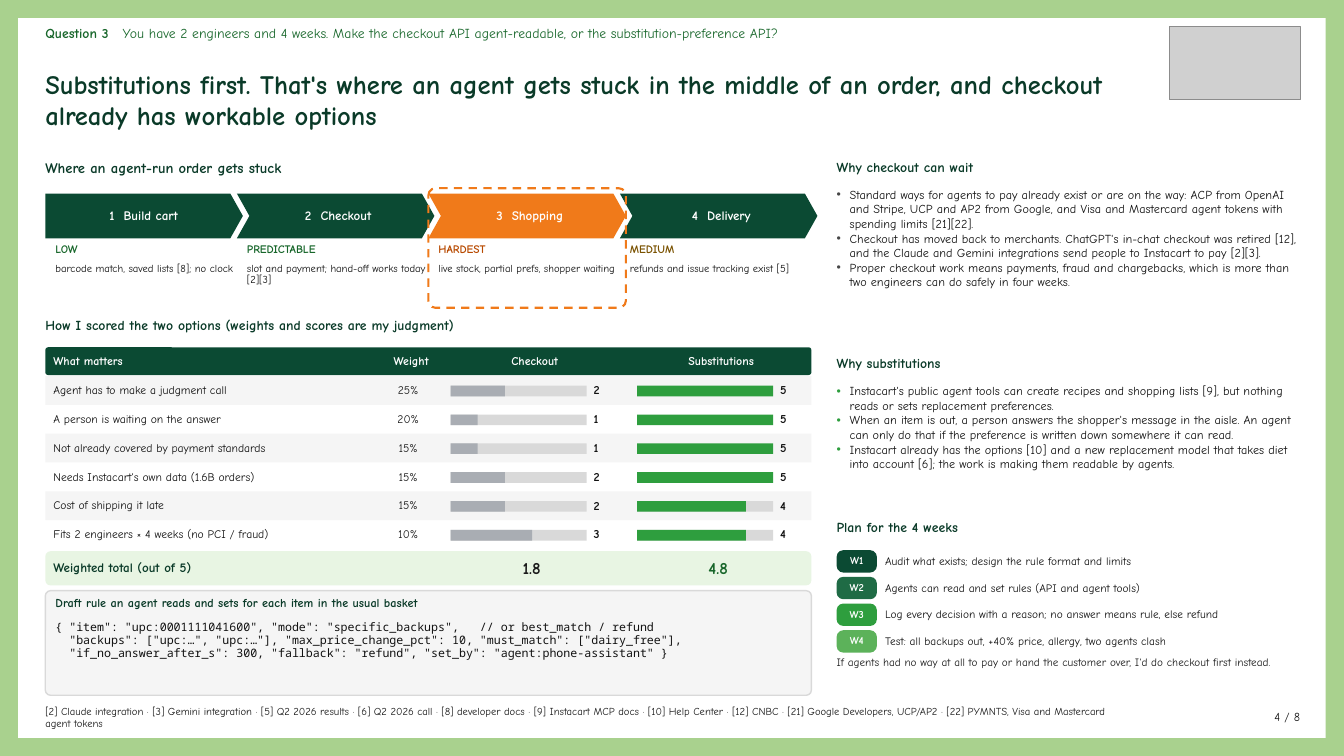
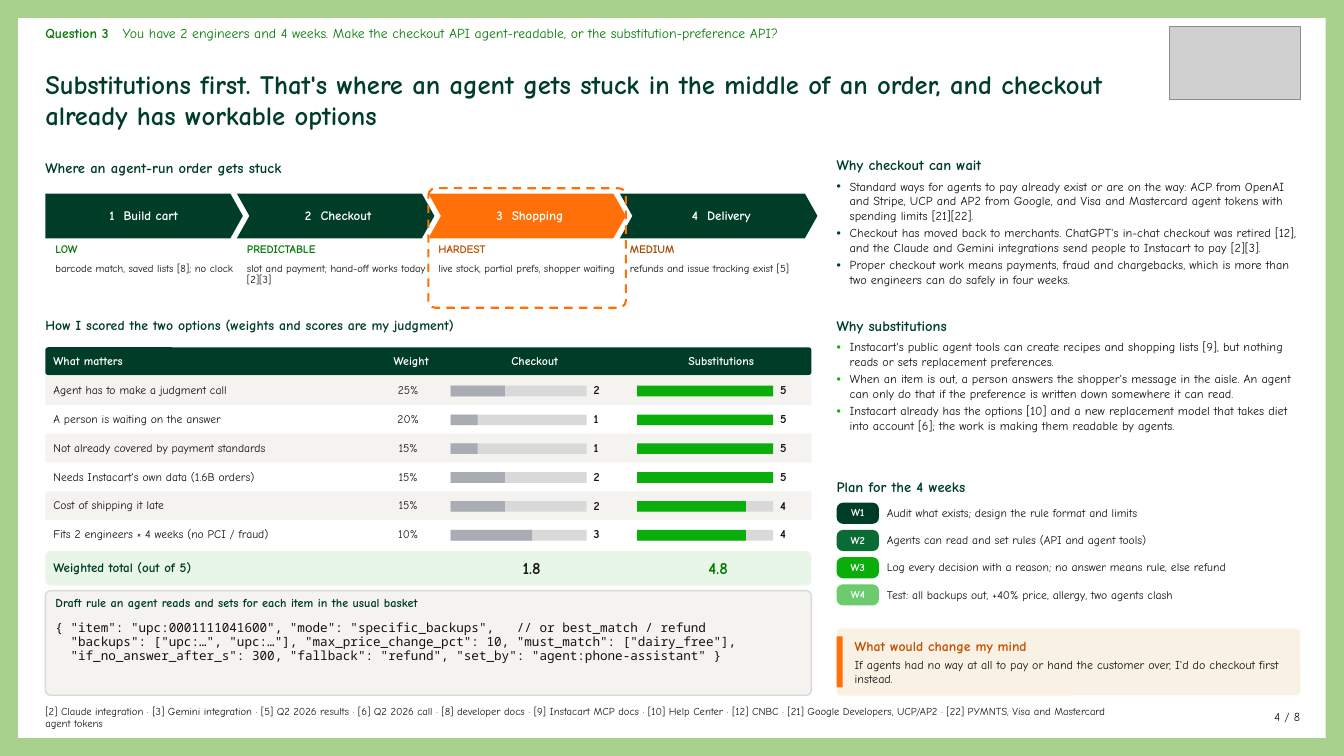
Before and after one commit to Tej-M07/Instacart, a slide deck: slide 4 of TejusManoharan_Instacart_2023A1PS0181P.pptx. Drawn at 1344x756 pixels with LibreOffice and Linux fonts; fonts in the diff are those of the drawing; grey boxes stand for pictures. Boxes give left, top, right and bottom in pixels: in the first picture for what was removed or moved away, otherwise in the second. Text is boxed around its words. In the diff, an @@ line names an element or a change of style, - is before the commit and + after.

```diff
--- a/TejusManoharan_Instacart_2023A1PS0181P.pptx
+++ b/TejusManoharan_Instacart_2023A1PS0181P.pptx
@@ text "Substitutions first. That's where an ..." at box(45, 76, 1102, 130): text colour #0A3A28 to #003D29 @@
@@ text "Where an agent-run order gets ..." at box(45, 163, 282, 176): text colour #0A3A28 to #003D29 @@
@@ text "Standard ways for agents to ...": place and size @@
-text "Standard ways for agents to ..." at box(850, 190, 1296, 289)
+text "Standard ways for agents to ..." at box(850, 182, 1296, 287)
@@ text "Standard ways for agents to ..." at box(850, 182, 1296, 287): more space between paragraphs; bullet colour #474747 to #003D29 @@
@@ chevron "3 Shopping" at box(429, 194, 626, 238): fill #F07A1A to #FF7009 @@
@@ rounded rectangle at box(429, 189, 626, 309): outline #F07A1A 1.5 pt dashed to #FF7009 1.5 pt dashed @@
@@ text "MEDIUM" at box(630, 245, 674, 253): text colour #7A5200 to #A34A00 @@
@@ text "Why substitutions": place and size @@
-text "Why substitutions" at box(837, 358, 941, 371)
+text "Why substitutions" at box(837, 321, 947, 334)
@@ text "Instacart's public agent tools can ...": place and size @@
-text "Instacart's public agent tools can ..." at box(850, 385, 1291, 471)
+text "Instacart's public agent tools can ..." at box(850, 341, 1291, 433)
@@ text "Instacart's public agent tools can ..." at box(850, 341, 1291, 433): more space between paragraphs; bullet colour #2E9E3E to #0AAD0A @@
@@ size 9.8 to 10.4 pt, text colour #0A3A28 to #003D29 in 3 elements at box(837, 160, 981, 173), box(837, 321, 947, 334), box(837, 482, 966, 492) @@
@@ text "Plan for the 4 weeks": place and size @@
-text "Plan for the 4 weeks" at box(837, 522, 958, 532)
+text "Plan for the 4 weeks" at box(837, 482, 966, 492)
@@ fill #0B4A33 to #003D29 in 3 elements at box(237, 194, 435, 238), box(620, 194, 818, 238), box(837, 503, 879, 524) @@
@@ rounded rectangle "W1": place and size @@
-rounded rectangle "W1" at box(837, 551, 877, 573)
+rounded rectangle "W1" at box(837, 503, 879, 524)
@@ size 8.1 to 8.3 pt in 4 elements at box(887, 591, 1172, 601), box(887, 535, 1147, 546), box(887, 563, 1226, 573), box(887, 509, 1138, 519) @@
@@ 4 texts, 3 rounded rectangles: place and size @@
-4 texts, 3 rounded rectangles at box(837, 557, 1218, 652)
+4 texts, 3 rounded rectangles at box(837, 509, 1226, 606)
@@ rounded rectangle "W2" at box(837, 530, 879, 552): fill #1F6B45 to #0B6B35 @@
@@ rounded rectangle at box(45, 552, 812, 586): fill #E8F5E3 to #E7F6E7 @@
@@ text colour #17662A to #067A06 in 4 elements at box(45, 28, 778, 41), box(55, 245, 77, 253), box(247, 245, 316, 253), box(708, 563, 727, 574) @@
@@ fill #2E9E3E to #0AAD0A in 7 elements at box(637, 386, 773, 397), box(637, 414, 773, 425), box(637, 444, 773, 455), box(637, 472, 773, 483), box(637, 501, 746, 512), box(637, 530, 746, 541), box(837, 558, 879, 579) @@
@@ fill #F5F5F5 to #F5F3EF in 4 elements at box(45, 376, 812, 405), box(45, 434, 812, 463), box(45, 492, 812, 521), box(45, 591, 812, 696) @@
@@ rounded rectangle "W4" at box(837, 585, 879, 606): fill #5CB25A to #6CCB6C @@
@@ text "{ "item": "upc:0001111041600", "mode": "specific_backups", ..." at box(71, 622, 736, 663): size 8.3 to 9 pt @@
@@ rounded rectangle added at box(837, 628, 1301, 696), fill #FAF1E5 @@
@@ rectangle added at box(837, 636, 843, 688), fill #FF7009 @@
@@ text "If agents had no way ...": place and size @@
-text "If agents had no way ..." at box(837, 658, 1270, 668)
+text "If agents had no way ..." at box(855, 661, 1278, 683)
@@ text "If agents had no way ..." at box(855, 661, 1278, 683): size 8 to 8.6 pt, text colour #1A1A1A to #111111; line spacing 0.93 to 1 @@
@@ text added at box(855, 641, 1027, 654), 9.8 pt, text #C04F00, bold @@
+What would change my mind
```
Also in this commit, not shown: 7 other slides changed, 1 other file.
